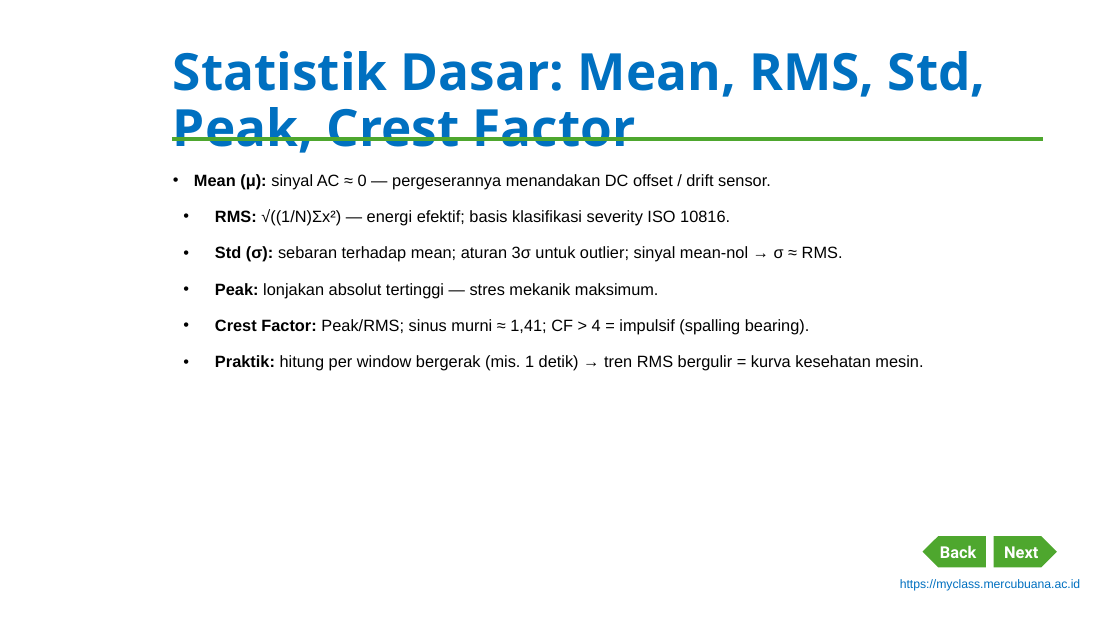
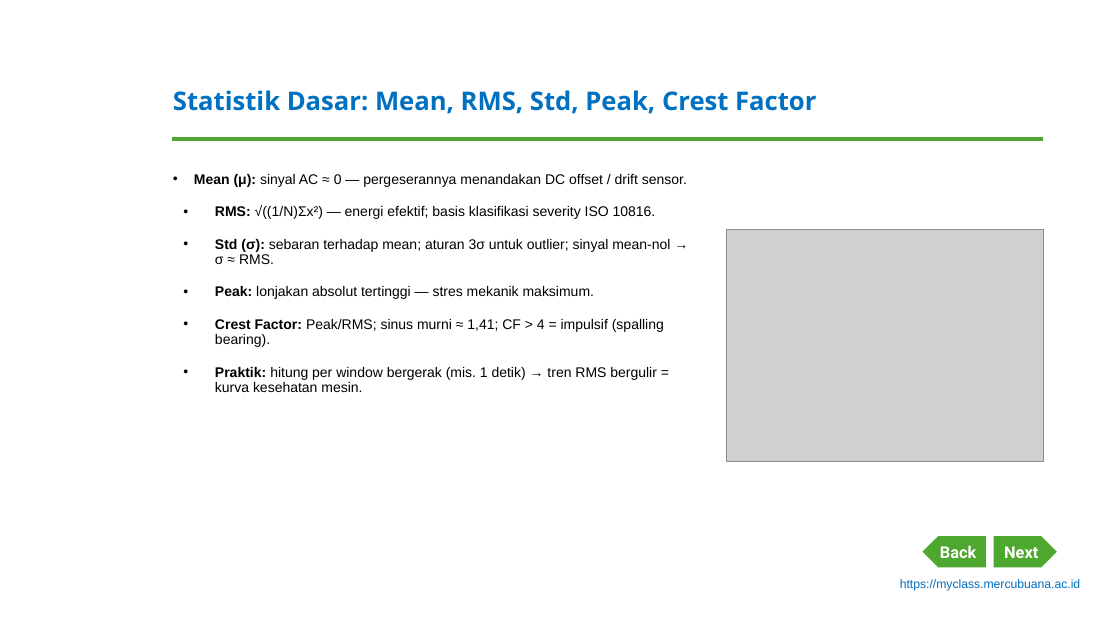
Before and after one commit to dedik-romahadi/Mechanical-Engineering-Courses, a slide deck: slide 5 of Optimalisasi-dan-Automasi/Modul-Word/Modul-1-Pengantar-Time-Series-Data.pptx. Drawn at 1120x630 pixels with LibreOffice and Linux fonts; fonts in the diff are those of the drawing; grey boxes stand for pictures; background and template pictures are left out. Boxes give left, top, right and bottom in pixels: in the first picture for what was removed or moved away, otherwise in the second. Text is boxed around its words. In the diff, an @@ line names an element or a change of style, - is before the commit and + after.

```diff
--- a/Optimalisasi-dan-Automasi/Modul-Word/Modul-1-Pengantar-Time-Series-Data.pptx
+++ b/Optimalisasi-dan-Automasi/Modul-Word/Modul-1-Pengantar-Time-Series-Data.pptx
@@ title "Statistik Dasar: Mean, RMS, Std, ..." at bbox=[173, 90, 816, 114]: size 44 to 22 pt @@
@@ text "Mean (μ): sinyal AC ≈ ..." at bbox=[194, 174, 687, 392]: size 14 to 12 pt; less space between paragraphs @@
@@ picture added at bbox=[727, 230, 1043, 462] @@
```
Also in this commit, not shown: 9 other slides changed, 2 other files.
